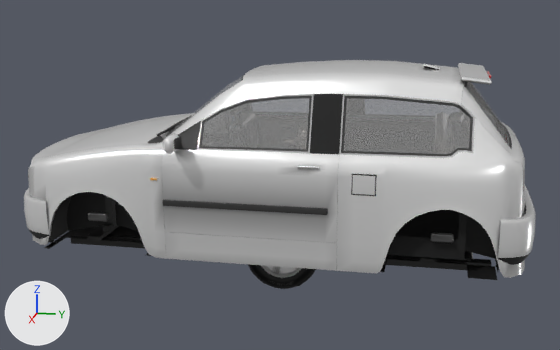
The glTF model public/models/hatch.glb as it was, and as the next commit left it.
Before and after are seen from a 50 mm camera at (5.81, 1.13, 2.07) aimed at (-0.01, -0.03, 0.62). Arrows for +X, +Y and +Z are at lower left; the lights stay in place. The first picture is the older version. Objects named as collision shapes, trigger or cutter boxes, shadow casters or lower levels of detail are left out. Vertices at exactly the same position are counted once.

Script lines for the objects in view, before the commit:
```python
me_lod0 = bpy.data.meshes.new('LOD0')
me_lod0.from_pydata(...)  # 6969 vertices, 12366 faces; spans x -1.02..1.02, y -1.94..1.86, z 0.1..1.51
me_lod0.materials.append(mat_paint)
me_lod0.materials.append(mat_trim)
me_lod0.materials.append(mat_chrome)
me_lod0.materials.append(mat_glass)
me_lod0.materials.append(mat_lamp_head)
me_lod0.materials.append(mat_interior)
me_lod0.materials.append(mat_lamp_brake)
me_lod0.materials.append(mat_lamp_rev)
me_lod0.materials.append(mat_lamp_ind)
me_lod0.materials.append(mat_gloss)
me_wheel0 = bpy.data.meshes.new('WHEEL0')
me_wheel0.from_pydata(...)  # 1525 vertices, 2334 faces; spans x -0.1..0.101, y -0.3..0.3, z -0.3..0.3
# faces by material slot: [90, 1790, 424, 30]
me_wheel0.materials.append(mat_chrome)
me_wheel0.materials.append(mat_tire)
me_wheel0.materials.append(mat_rim)
me_wheel0.materials.append(mat_gloss)
me_wheel2 = bpy.data.meshes.new('WHEEL2')
me_wheel2.from_pydata(...)  # 73 vertices, 132 faces; spans x -0.1..0.1, y -0.3..0.3, z -0.3..0.3
# faces by material slot: [96, 36]
me_wheel2.materials.append(mat_tire)
me_wheel2.materials.append(mat_rim)
ob_lod0 = bpy.data.objects.new('LOD0', me_lod0)
ob_lod0.location = (0.0, 0.0, 0.0)
ob_wheel0 = bpy.data.objects.new('WHEEL0', me_wheel0)
ob_wheel0.location = (0.0, 0.0, 0.0)
ob_wheel2 = bpy.data.objects.new('WHEEL2', me_wheel2)
ob_wheel2.location = (0.0, 0.0, 0.0)
```
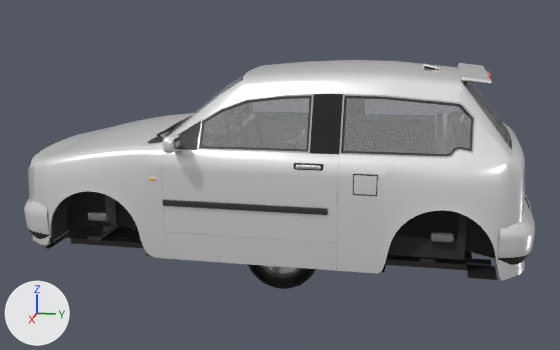
Where the change shows, as pixel boxes (x1, y1, x2, y2) in the pictures (560 x 350 px; the box of a moved part takes in the faces that stretch with it):
'LOD0', reshaped: before (24, 60, 536, 280); after (24, 60, 535, 281)
part 1 of me_lod0, rebuilt: before (162, 133, 179, 154); after (162, 134, 181, 153)
part 2 of me_lod0, added: after (294, 163, 323, 171)
part 3 of me_lod0, moved or reshaped: before (297, 61, 536, 278); after (295, 61, 535, 281)
part 4 of me_lod0, moved or reshaped: before (24, 108, 235, 257); after (24, 113, 196, 257)
part 5 of me_lod0, recoloured: (29, 64, 531, 278) in both

What changed in the scene script:
```text
Add mat_grille:
    mat_grille = bpy.data.materials.new('grille')
    mat_grille.use_nodes = True; mat_grille.node_tree.nodes.clear()
    _N = mat_grille.node_tree.nodes; _L = mat_grille.node_tree.links
    n0 = _N.new('ShaderNodeBsdfPrincipled'); n0.name = 'Principled BSDF'
    n0.inputs[2].default_value = 0.45  # 'Roughness'
    n1 = _N.new('ShaderNodeOutputMaterial'); n1.name = 'Material Output'
    n2 = _N.new('ShaderNodeVertexColor'); n2.name = 'Color Attribute'
    _L.new(n0.outputs[0], n1.inputs[0])  # 'BSDF' to 'Surface'
    _L.new(n2.outputs[0], n0.inputs[0])  # 'Color' to 'Base Color'
Add mat_seat:
    mat_seat = bpy.data.materials.new('seat')
    mat_seat.use_nodes = True; mat_seat.node_tree.nodes.clear()
    _N = mat_seat.node_tree.nodes; _L = mat_seat.node_tree.links
    n0 = _N.new('ShaderNodeBsdfPrincipled'); n0.name = 'Principled BSDF'
    n0.inputs[2].default_value = 0.9  # 'Roughness'
    n1 = _N.new('ShaderNodeOutputMaterial'); n1.name = 'Material Output'
    n2 = _N.new('ShaderNodeVertexColor'); n2.name = 'Color Attribute'
    _L.new(n0.outputs[0], n1.inputs[0])  # 'BSDF' to 'Surface'
    _L.new(n2.outputs[0], n0.inputs[0])  # 'Color' to 'Base Color'
Change me_lod0:
    used by ob_lod0; location = (0.0, 0.0, 0.0)
    remove me_lod0.from_pydata(...)  # 6969 vertices, 12366 faces; spans x -1.02..1.02, y -1.94..1.86, z 0.1..1.51
    add me_lod0.from_pydata(...)  # 8293 vertices, 14958 faces; spans x -1.02..1.02, y -1.94..1.86, z 0.1..1.51
    me_lod0 part 1: the loose piece of 24 vertices spanning x 0.84..1.02, y -0.63..-0.54, z 0.98..1.09 is rebuilt with 96 vertices and now spans x 0.84..1.02, y -0.63..-0.54, z 0.98..1.09
    me_lod0 part 2: a new loose piece of 56 vertices spanning x 0.82..0.83, y 0.23..0.43, z 0.86..0.92
    me_lod0 part 3: 451 vertices moved from x -0.85..0.85, y 0.25..1.85, z 0.19..1.5 to x -0.85..0.85, y 0.25..1.84, z 0.18..1.5; 316 vertices removed from x -0.85..0.85, y 0.26..1.66, z 0.24..1.49; 916 vertices added at x -0.85..0.85, y 0.25..1.67, z 0.17..1.49
    me_lod0 part 4: 353 vertices moved from x -0.85..0.85, y -1.94..-0.69, z 0.19..0.99 to x -0.85..0.85, y -1.93..-0.69, z 0.19..1.0; 172 vertices removed from x -0.85..0.85, y -1.87..-0.69, z 0.17..0.99; 640 vertices added at x -0.85..0.85, y -1.87..-0.7, z 0.17..1.0
    me_lod0 part 5: 6011 kept faces spanning x -1.0..1.0, y -1.94..1.86, z 0.1..1.51 get new vertex colours
    other edits to the shape of me_lod0 do not show in these pictures
    add me_lod0.materials.append(mat_grille)
    add me_lod0.materials.append(mat_seat)
```
